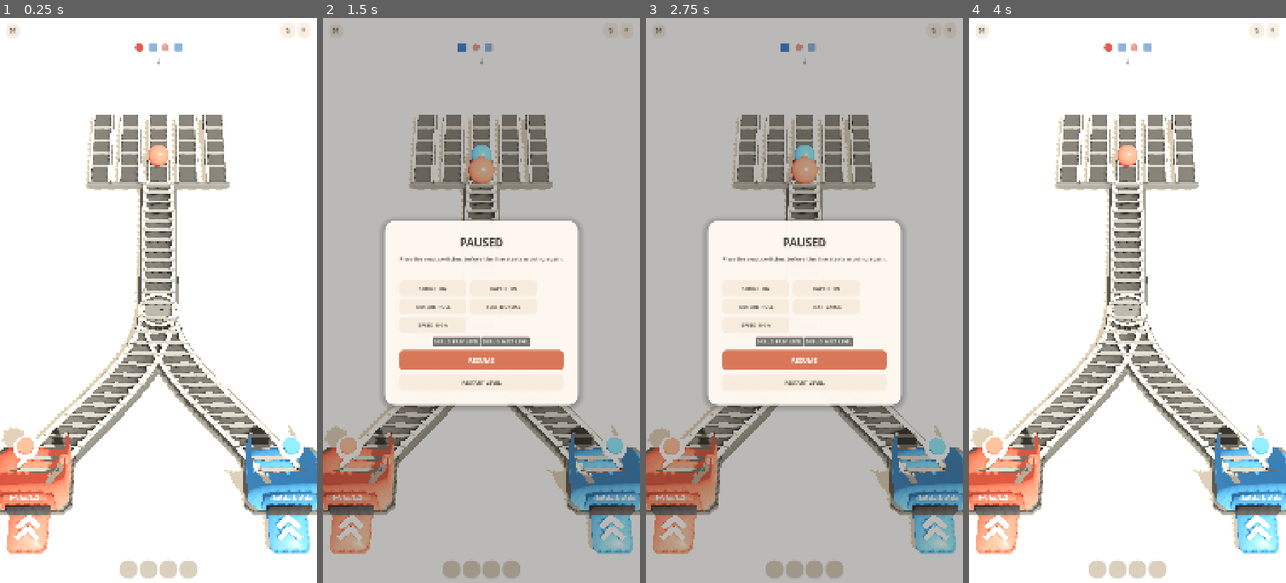
Above: before the commit, frames 1-4 (left to right).
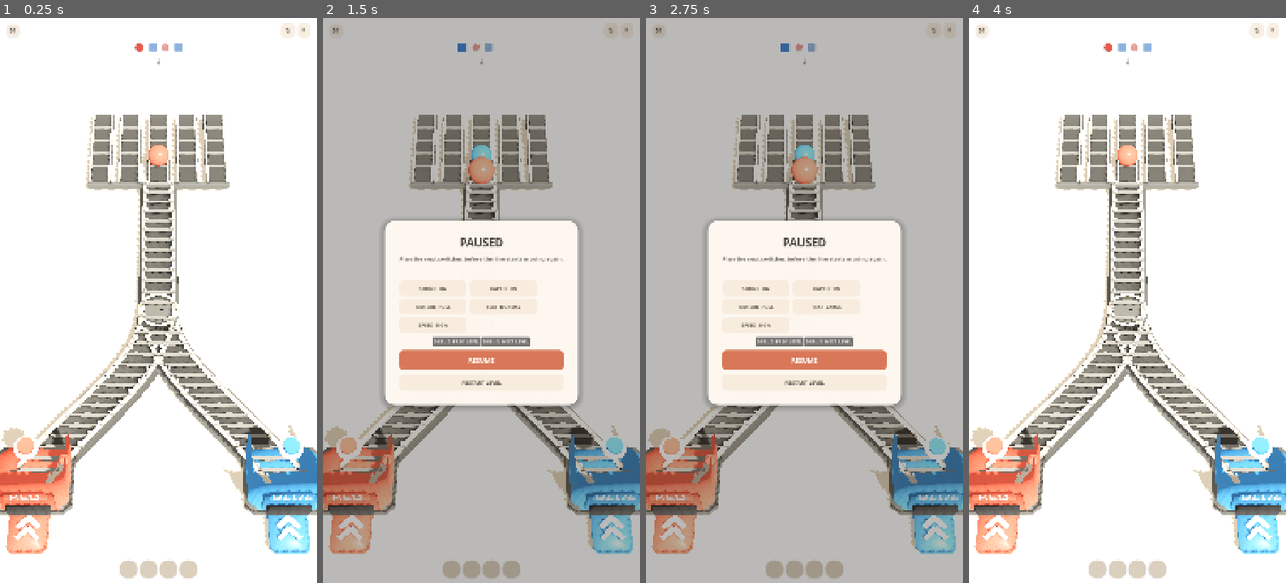
Above: after the commit, the same moments.

Repository: mocchaust64/rail_game
Game: Godot game, scene res://app/main.tscn
The game is run twice, just before and just after one commit, with the same random seed, the same clock (stepped at 60 frames per second) and the same inputs.
Inputs:
- Up to frame 1 (0.25 s): no input
- Up to frame 2 (1.5 s): click "↻" at 0.5 s; click "Ⅱ" at 1.25 s
- Up to frame 3 (2.75 s): click "TEXT NORMAL" at 2 s
- Up to frame 4 (4 s): click "RESTART LEVEL" at 2.75 s; click "↻" at 3.5 s

The runs differ from the first frame. In frame 1, 0.7% of the frame differs, in the area x 1-92%, y 18-94%; in frame 2, 0.1%; in frame 3, 0.1%; in frame 4, 0.7%.

Commit message:
visual: support reference processor and clean full bleed floor

Diff:
--- a/game/level_builder.gd
+++ b/game/level_builder.gd
@@ -1,11 +1,12 @@
 class_name LevelBuilder
 extends RefCounted
-# Turns level data into world nodes. Gameplay topology stays in JSON; presentation
-# paths are rebuilt from that topology so visuals can curve without changing rules.
+# Builds the gameplay graph and its presentation. Level 3 now doubles as the
+# reference-composition scene, so normal graph nodes may opt into visual-only
+# processor shells without changing routing rules.
 
 const LEVEL_PATH := "res://levels/level_%02d.json"
 const BLOCKING_TYPES := ["receiver", "source"]
-const JUNCTION_VISUAL_GAP := 0.52
+const JUNCTION_VISUAL_GAP := 0.54
 
 
 static func load_data(level_number: int) -> Dictionary:
@@ -40,7 +41,7 @@
         nodes_by_id[id] = node
         var p: Array = node["pos"]
         positions[id] = Vector3(float(p[0]), 0.0, float(p[1]))
-        if String(node.get("type", "normal")) in BLOCKING_TYPES:
+        if String(node.get("type", "normal")) in BLOCKING_TYPES or not String(node.get("visual", "")).is_empty():
             occupied.append(Vector2(float(p[0]), float(p[1])))
 
     TrackGeometry.rebuild(nodes_by_id, positions)
@@ -50,8 +51,7 @@
         (rig_parent as SceneRig).frame_positions(positions)
 
     var item_pool := ItemPool.new(world, pool_size)
-    var floor_root := VisualFactory.create_floor(world, occupied)
-    _make_floor_full_bleed(floor_root)
+    VisualFactory.create_floor(world, occupied)
     var buffer_chute := VisualFactory.create_buffer_chute(world)
 
     _draw_tracks(nodes_by_id, positions, world)
@@ -80,6 +80,10 @@
                 world.add_child(junction)
                 junction.configure(node, positions)
                 junctions[id] = junction
+            "normal":
+                if String(node.get("visual", "")) == "processor":
+                    var processor := MachineVisuals.create_processor_shell(world)
+                    processor.position = positions[id]
 
     return {
         "nodes_by_id": nodes_by_id,
@@ -90,20 +94,6 @@
         "buffer_chute": buffer_chute,
         "item_pool": item_pool,
     }
-
-
-static func _make_floor_full_bleed(floor_root: Node3D) -> void:
-    # VisualFactory keeps the old floor structure because older checks depend on
-    # its decor group. Hide only the lighter inset and enlarge the warm ground,
-    # removing the obvious rectangular "board on a background" read.
-    if floor_root.get_child_count() > 0:
-        var ground := floor_root.get_child(0) as MeshInstance3D
-        if ground != null and ground.mesh is BoxMesh:
-            (ground.mesh as BoxMesh).size = Vector3(16.0, 0.22, 22.0)
-    if floor_root.get_child_count() > 1:
-        var inset := floor_root.get_child(1) as Node3D
-        if inset != null:
-            inset.visible = false
 
 
 static func _draw_tracks(nodes_by_id: Dictionary, positions: Dictionary, world: Node3D) -> void:
@@ -123,7 +113,6 @@
             var start: Vector3 = positions[id]
             var finish: Vector3 = positions[target]
             var points := TrackGeometry.path_for(id, target, start, finish)
-
             var start_trim := JUNCTION_VISUAL_GAP if String(node.get("type", "normal")) == "junction" else 0.0
             TrackVisuals.create_path(world, points, start_trim, 0.0)
             drawn[key] = true
